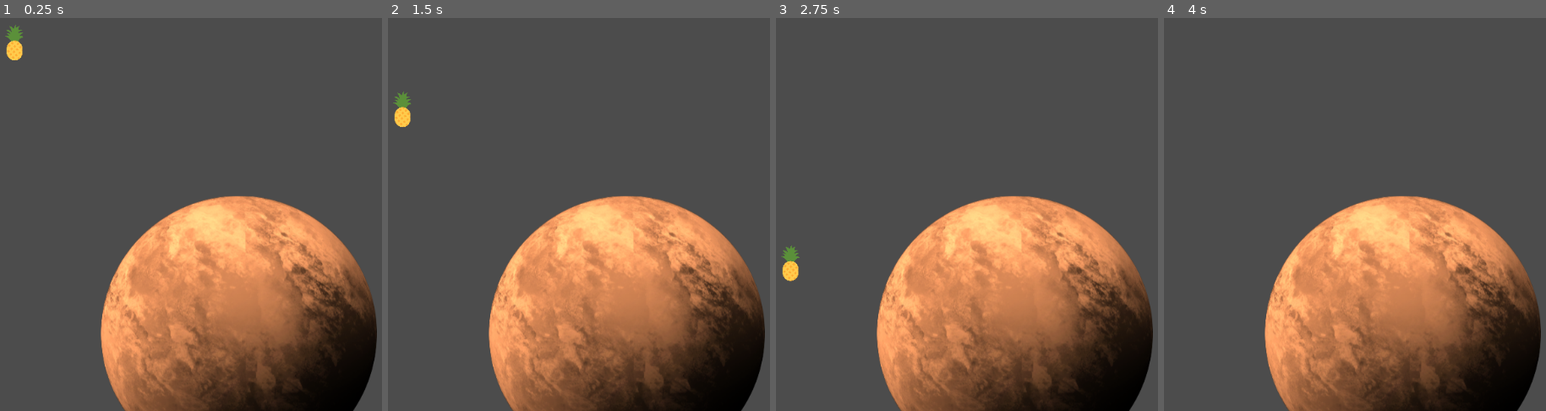
Above: before the commit, frames 1-4 (left to right).
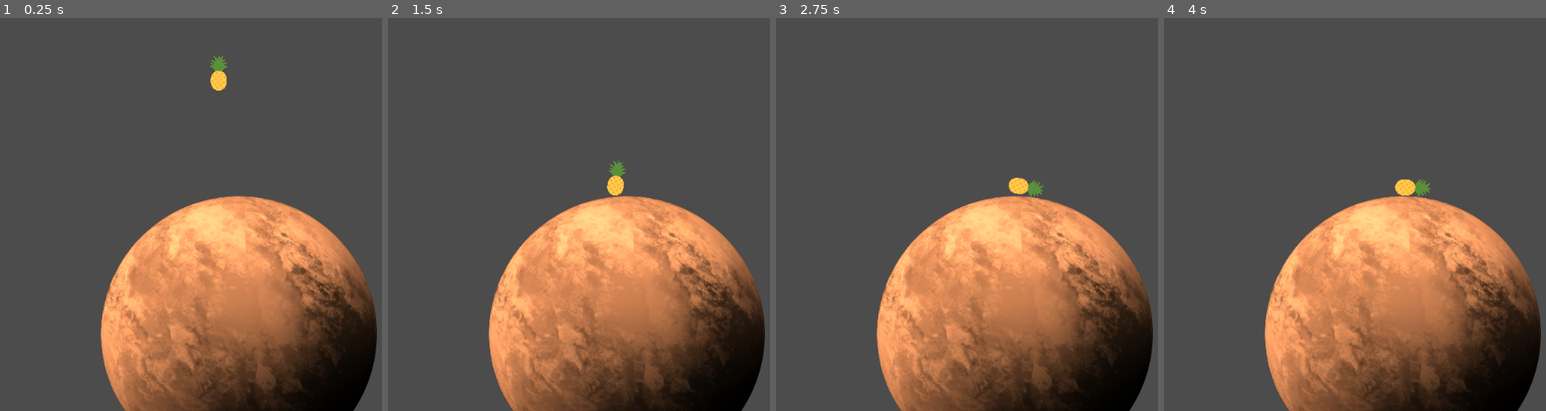
Above: after the commit, the same moments.

Repository: ansgarR/angry-moons
Game: Godot game, scene res://Main.tscn
Same seed, same stepped clock (60 frames per second), same inputs: the game is played once before the commit and once after it.
Inputs:
- Up to frame 1 (0.25 s): no input
- Up to frame 2 (1.5 s): no input
- Up to frame 3 (2.75 s): no input
- Up to frame 4 (4 s): no input

The runs differ from the first frame. In frame 1, 0.7% of the frame differs, in the area x 1-90%, y 1-99%; in frame 2, 0.7%; in frame 3, 0.7%; in frame 4, 0.4%.

Commit message:
working gravity

Diff:
--- a/Main.tscn
+++ b/Main.tscn
@@ -1,12 +1,12 @@
 [gd_scene load_steps=3 format=2]
 
-[ext_resource path="res://Müll.tscn" type="PackedScene" id=1]
-[ext_resource path="res://Planet.tscn" type="PackedScene" id=2]
+[ext_resource path="res://Planet.tscn" type="PackedScene" id=1]
+[ext_resource path="res://Müll.tscn" type="PackedScene" id=2]
 
 [node name="Main" type="Node2D"]
 
-[node name="Planet" parent="." instance=ExtResource( 2 )]
+[node name="Planet" parent="." instance=ExtResource( 1 )]
 position = Vector2( 495, 482.5 )
 
-[node name="Müll" parent="." instance=ExtResource( 1 )]
-position = Vector2( 156.5, 38.5 )
+[node name="Müll" parent="." instance=ExtResource( 2 )]
+position = Vector2( 465.177, 81.1535 )
--- a/Müll.tscn
+++ b/Müll.tscn
@@ -1,15 +1,18 @@
-[gd_scene load_steps=3 format=2]
+[gd_scene load_steps=4 format=2]
 
-[ext_resource path="res://MüllAssets/Ananas.png" type="Texture" id=1]
+[ext_resource path="res://Assets/Müll/Ananas.png" type="Texture" id=1]
+
+
+
+[sub_resource type="PhysicsMaterial" id=2]
 
 [sub_resource type="CapsuleShape2D" id=1]
 radius = 12.2625
 height = 29.425
 
 [node name="Müll" type="RigidBody2D"]
-__meta__ = {
-"_edit_group_": true
-}
+physics_material_override = SubResource( 2 )
+can_sleep = false
 
 [node name="Sprite" type="Sprite" parent="."]
 rotation = 0.523599
--- a/Planet.tscn
+++ b/Planet.tscn
@@ -1,13 +1,13 @@
 [gd_scene load_steps=4 format=2]
 
-[ext_resource path="res://PlanetAssets/Planet.png" type="Texture" id=1]
+[ext_resource path="res://Assets/Planet/Planet.png" type="Texture" id=1]
 
 [sub_resource type="CircleShape2D" id=1]
 radius = 21.0529
 
 [sub_resource type="CircleShape2D" id=2]
 
-[node name="Planet" type="Area2D"]
+[node name="Planet" type="StaticBody2D"]
 
 [node name="Sprite" type="Sprite" parent="."]
 texture = ExtResource( 1 )
@@ -19,8 +19,10 @@
 
 [node name="Gravity" type="Area2D" parent="."]
 scale = Vector2( 50, 50 )
+space_override = 1
 gravity_point = true
 gravity_vec = Vector2( 0, 0 )
+gravity = 217.301
 
 [node name="CollisionShape2D" type="CollisionShape2D" parent="Gravity"]
 shape = SubResource( 2 )
--- a/default_env.tres
+++ /dev/null
@@ -1,7 +0,0 @@
-[gd_resource type="Environment" load_steps=2 format=2]
-
-[sub_resource type="ProceduralSky" id=1]
-
-[resource]
-background_mode = 2
-background_sky = SubResource( 1 )
--- a/project.godot
+++ b/project.godot
@@ -17,8 +17,12 @@
 
 config/name="angry-moons"
 run/main_scene="res://Main.tscn"
-config/icon="res://icon.png"
+config/icon="res://Assets/icon.png"
+
+[physics]
+
+2d/default_gravity_vector=Vector2( 0, 0 )
 
 [rendering]
 
-environment/default_environment="res://default_env.tres"
+quality/2d/use_pixel_snap=true
Renamed: MüllAssets/Ananas.png -> Assets/Müll/Ananas.png
Not shown, changed: Assets/Müll/Ananas.png.import
Renamed: PlanetAssets/Planet.png -> Assets/Planet/Planet.png
Not shown, changed: Assets/Planet/Planet.png.import
Renamed: icon.png -> Assets/icon.png
Not shown, changed: Assets/icon.png.import
Not shown, changed: .gitignore
